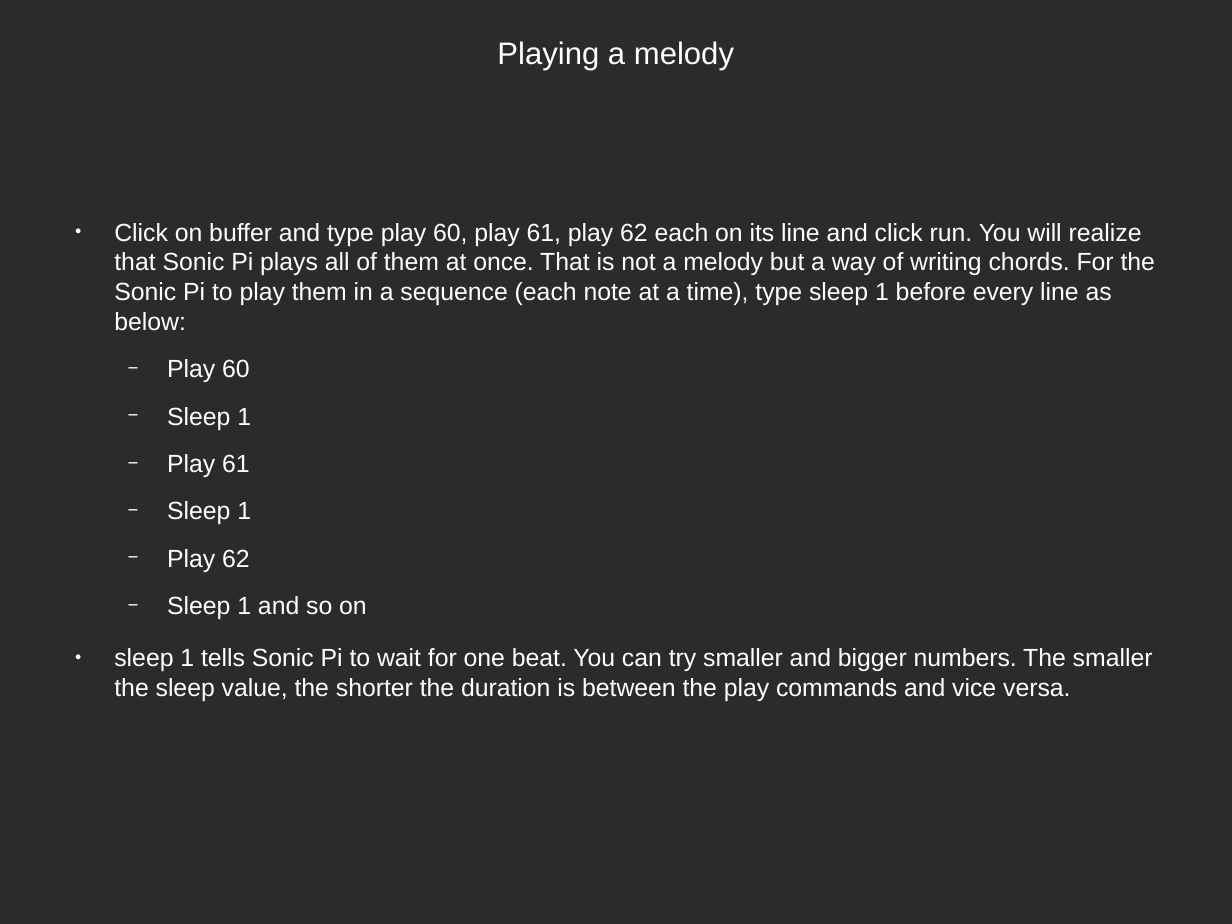
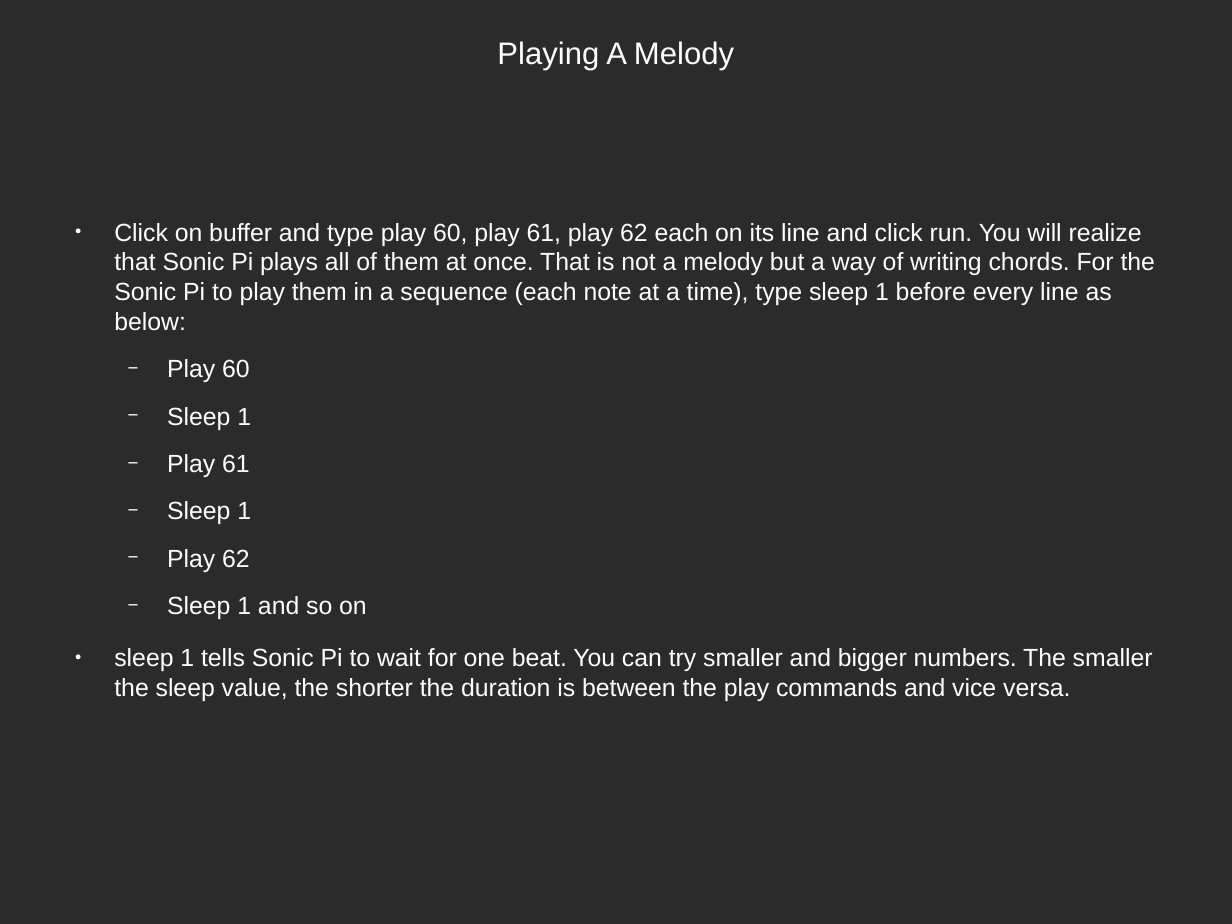
Before and after one commit to tunapanda/Sonic-Pi, a slide deck: slide 4 of Part_one/Basics Of Making Notes.odp (slide 2 before the commit). Drawn at 1232x924 pixels with LibreOffice and Linux fonts; fonts in the diff are those of the drawing; background and template pictures are left out; a plain dark background stands for a picture behind light text. Boxes give left, top, right and bottom in pixels: in the first picture for what was removed or moved away, otherwise in the second. Text is boxed around its words. In the diff, an @@ line names an element or a change of style, - is before the commit and + after.

```diff
--- a/Part_one/Basics Of Making Notes.odp
+++ b/Part_one/Basics Of Making Notes.odp
@@ title at [497,41,734,70]: text changed @@
-Playing a melody
+Playing A Melody
```
Also in this commit, not shown: 3 other slides changed, 3 slides added, 8 other files.
